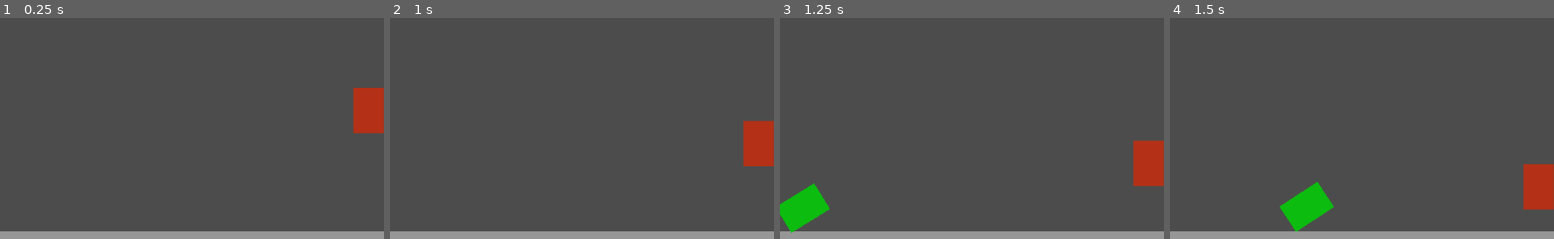
Above: before the commit, frames 1-4 (left to right).
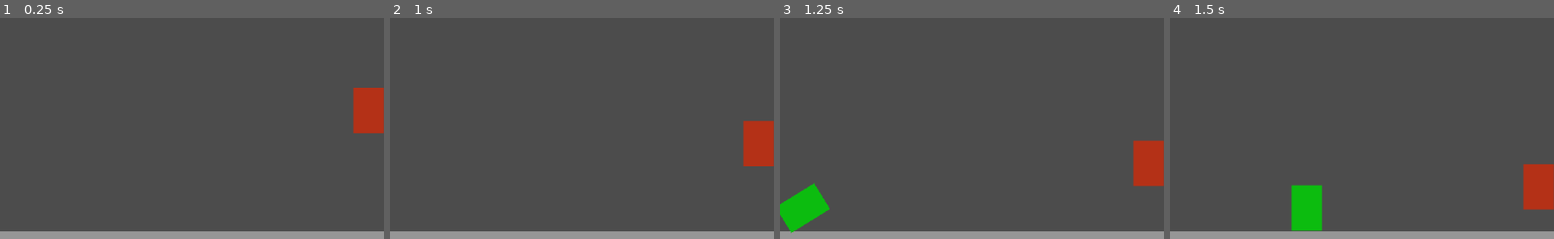
Above: after the commit, the same moments.

Repository: deengames/abu-hamid-x
Game: Godot game, scene res://prototype/Main.tscn
The game is run twice, just before and just after one commit, with the same random seed, the same clock (stepped at 60 frames per second) and the same inputs.
Inputs (mouse positions are % of the whole screen's width and height, from its top left):
- Up to frame 1 (0.25 s): no input
- Up to frame 2 (1 s): move the mouse to (72, 45) at 0.52 s; hold D (move_right) from 0.53 s (still down); tap Shift (toggle_jetpack, bound only after the commit) at 0.6 s; click (72, 45) at 0.67 s
- Up to frame 3 (1.25 s): keep holding D (move_right)
- Up to frame 4 (1.5 s): move the mouse to (29, 55) at 1.27 s; release D (move_right) at 1.28 s; hold S (move_down) from 1.28 s (still down); tap Shift (toggle_jetpack, bound only after the commit) at 1.35 s
The pictures show only the part of the screen within x 33-83%, y 50-100%; the shares and areas given below are measured in that part.

Frames 1-3 are identical in both runs. In frame 4, 0.9% of the frame differs, in the area x 28-43%, y 74-97%.

Commit message:
Separated jetpack and walking mode, put jetpack under feature toggle

Diff:
--- a/project.godot
+++ b/project.godot
@@ -28,6 +28,8 @@
  ]
 move_right=[ Object(InputEventKey,"resource_local_to_scene":false,"resource_name":"","device":0,"alt":false,"shift":false,"control":false,"meta":false,"command":false,"pressed":false,"scancode":68,"unicode":0,"echo":false,"script":null)
  ]
+toggle_jetpack=[ Object(InputEventKey,"resource_local_to_scene":false,"resource_name":"","device":0,"alt":false,"shift":false,"control":false,"meta":false,"command":false,"pressed":false,"scancode":16777237,"unicode":0,"echo":false,"script":null)
+ ]
 
 [rendering]
 
--- a/prototype/Main.tscn
+++ b/prototype/Main.tscn
@@ -6,53 +6,77 @@
 
 [node name="Main" type="Node2D"]
 
+editor/display_folded = true
+
 [node name="Walls" type="Node2D" parent="." index="0"]
 
-editor/display_folded = true
 rotation = 1.5708
 _sections_unfolded = [ "Transform" ]
 
-[node name="Wall" parent="Walls" index="0" instance=ExtResource( 1 )]
+[node name="Wall" parent="Walls" index="0" groups=[
+"wall",
+"floor",
+] instance=ExtResource( 1 )]
 
-position = Vector2( 591.245, -190.401 )
+position = Vector2( 591.245, -188.35 )
 
-[node name="Wall6" parent="Walls" index="1" instance=ExtResource( 1 )]
+[node name="Wall6" parent="Walls" index="1" groups=[
+"wall",
+] instance=ExtResource( 1 )]
 
 position = Vector2( 5.01044, -192.071 )
 
-[node name="Wall2" parent="Walls" index="2" instance=ExtResource( 1 )]
+[node name="Wall2" parent="Walls" index="2" groups=[
+"wall",
+"floor",
+] instance=ExtResource( 1 )]
 
 position = Vector2( 591.245, -556.171 )
 
-[node name="Wall5" parent="Walls" index="3" instance=ExtResource( 1 )]
+[node name="Wall5" parent="Walls" index="3" groups=[
+"wall",
+] instance=ExtResource( 1 )]
 
 position = Vector2( 5.01044, -557.841 )
 
-[node name="Wall3" parent="Walls" index="4" instance=ExtResource( 1 )]
+[node name="Wall3" parent="Walls" index="4" groups=[
+"wall",
+"floor",
+] instance=ExtResource( 1 )]
 
 position = Vector2( 591.245, -838.432 )
 
-[node name="Wall4" parent="Walls" index="5" instance=ExtResource( 1 )]
+[node name="Wall4" parent="Walls" index="5" groups=[
+"wall",
+] instance=ExtResource( 1 )]
 
 position = Vector2( 5.01038, -840.102 )
 
-[node name="Wall7" parent="Walls" index="6" instance=ExtResource( 1 )]
+[node name="Wall7" parent="Walls" index="6" groups=[
+"wall",
+] instance=ExtResource( 1 )]
 
 position = Vector2( 187.06, -6.68078 )
 rotation = 1.5708
 
-[node name="Wall9" parent="Walls" index="7" instance=ExtResource( 1 )]
+[node name="Wall9" parent="Walls" index="7" groups=[
+"wall",
+] instance=ExtResource( 1 )]
 
 position = Vector2( 193.741, -1018.81 )
 rotation = 1.5708
 scale = Vector2( 0.999999, 1 )
 
-[node name="Wall8" parent="Walls" index="8" instance=ExtResource( 1 )]
+[node name="Wall8" parent="Walls" index="8" groups=[
+"wall",
+] instance=ExtResource( 1 )]
 
 position = Vector2( 397.503, -8.35097 )
 rotation = 1.5708
 
-[node name="Wall10" parent="Walls" index="9" instance=ExtResource( 1 )]
+[node name="Wall10" parent="Walls" index="9" groups=[
+"wall",
+] instance=ExtResource( 1 )]
 
 position = Vector2( 404.184, -1020.48 )
 rotation = 1.5708
@@ -61,6 +85,7 @@
 [node name="Player" parent="." index="1" instance=ExtResource( 2 )]
 
 position = Vector2( 138.625, 415.875 )
+allow_jetpack = true
 
 [node name="Enemy" parent="." index="2" instance=ExtResource( 3 )]
 
--- a/prototype/Player.gd
+++ b/prototype/Player.gd
@@ -2,21 +2,30 @@
 
 export (int) var max_movement_speed = 600
 export (int) var acceleration = 1000
+export (bool) var allow_jetpack = true
+
+
+var is_using_jetpack = false
 
 
 func _integrate_forces(state):
 	var velocity = state.get_linear_velocity()
 
-	if Input.is_action_pressed('move_up') and velocity.y > -max_movement_speed:
-		velocity.y -= acceleration * state.step
 	if Input.is_action_pressed('move_left') and velocity.x > -max_movement_speed:
 		velocity.x -= acceleration * state.step
-	if Input.is_action_pressed('move_down') and velocity.y < max_movement_speed:
-		velocity.y += acceleration * state.step
 	if Input.is_action_pressed('move_right') and velocity.x < max_movement_speed:
 		velocity.x += acceleration * state.step
+	if Input.is_action_just_pressed('toggle_jetpack') and allow_jetpack:
+		is_using_jetpack = not is_using_jetpack
 
-	rotate(velocity.x / max_movement_speed)
+	if is_using_jetpack:
+		if Input.is_action_pressed('move_up') and velocity.y > -max_movement_speed:
+			velocity.y -= acceleration * state.step
+		if Input.is_action_pressed('move_down') and velocity.y < max_movement_speed:
+			velocity.y += acceleration * state.step
+
+		rotate(velocity.x / max_movement_speed)
+
 	$Collision.rotation = rotation
 
 	velocity += state.get_total_gravity() * state.step
--- a/prototype/Player.tscn
+++ b/prototype/Player.tscn
@@ -19,7 +19,7 @@
 gravity_scale = 1.0
 custom_integrator = false
 continuous_cd = 0
-contacts_reported = 0
+contacts_reported = 200
 contact_monitor = false
 sleeping = false
 can_sleep = true
@@ -31,6 +31,7 @@
 _sections_unfolded = [ "Transform" ]
 max_movement_speed = 600
 acceleration = 1000
+allow_jetpack = true
 
 [node name="Collision" type="CollisionShape2D" parent="." index="0"]
 
@@ -53,3 +54,7 @@
 size_flags_horizontal = 1
 size_flags_vertical = 1
 color = Color( 0.0490265, 0.738281, 0.0597961, 1 )
+
+[connection signal="body_entered" from="." to="." method="_on_Player_body_entered"]
+
+[connection signal="body_exited" from="." to="." method="_on_Player_body_exited"]
